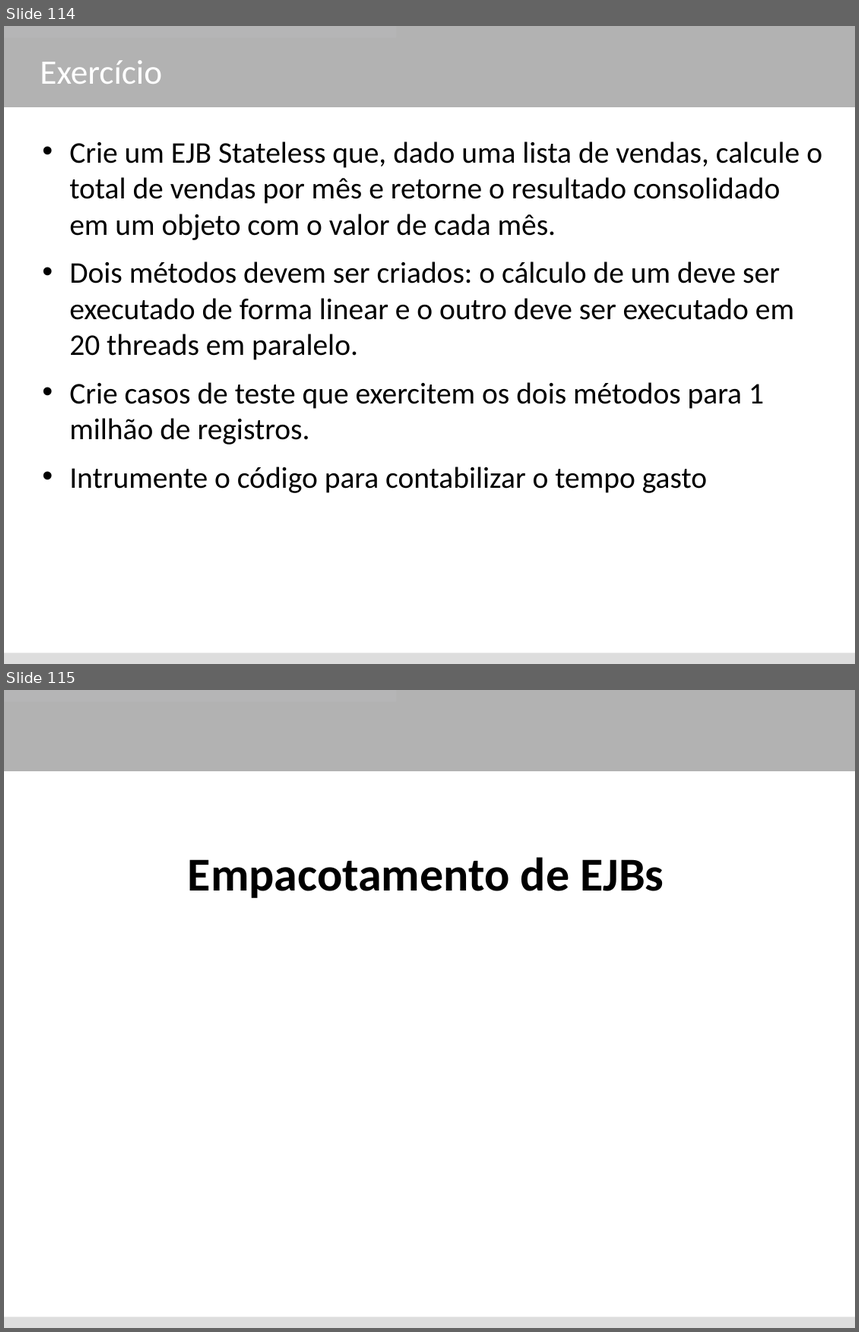
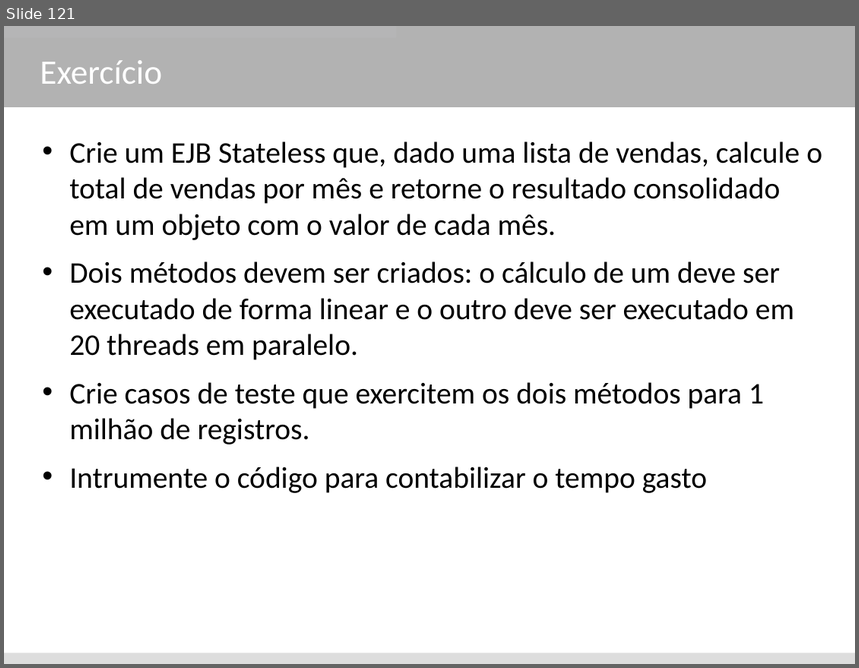
Before and after one commit to rpostai/jee-blank, a slide deck: java enterprise edition - revisado.odp. Shown one above the other, each under a label of ours: slides 114 and 115 before the commit, slide 121 after it. The pictures are 859x1332 and 859x668 pixels, drawn with LibreOffice and Linux fonts; fonts in the diff are those of the drawing. Boxes give left, top, right and bottom in pixels: in the first picture for what was removed or moved away, otherwise in the second. Text is boxed around its words. In the diff, an @@ line names an element or a change of style, - is before the commit and + after.

```diff
--- a/java enterprise edition - revisado.odp
+++ b/java enterprise edition - revisado.odp
@@ slide 115 removed at (4,690,855,1328), background #FFFFFF; not listed: 3 template elements that a slide beside it also shows @@
@@ subtitle removed at (188,857,664,898) @@
-Empacotamento de EJBs
@@ what was slide 114 is now slide 121 @@
```
Also in this commit, not shown: 2 slides changed, 11 slides added, 4 other slides removed, 11 other files.
